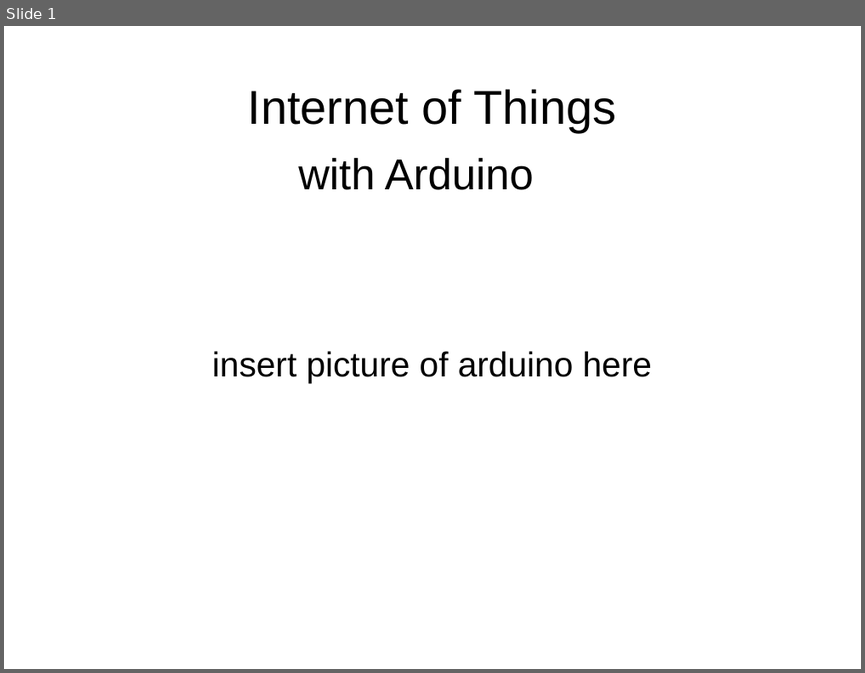
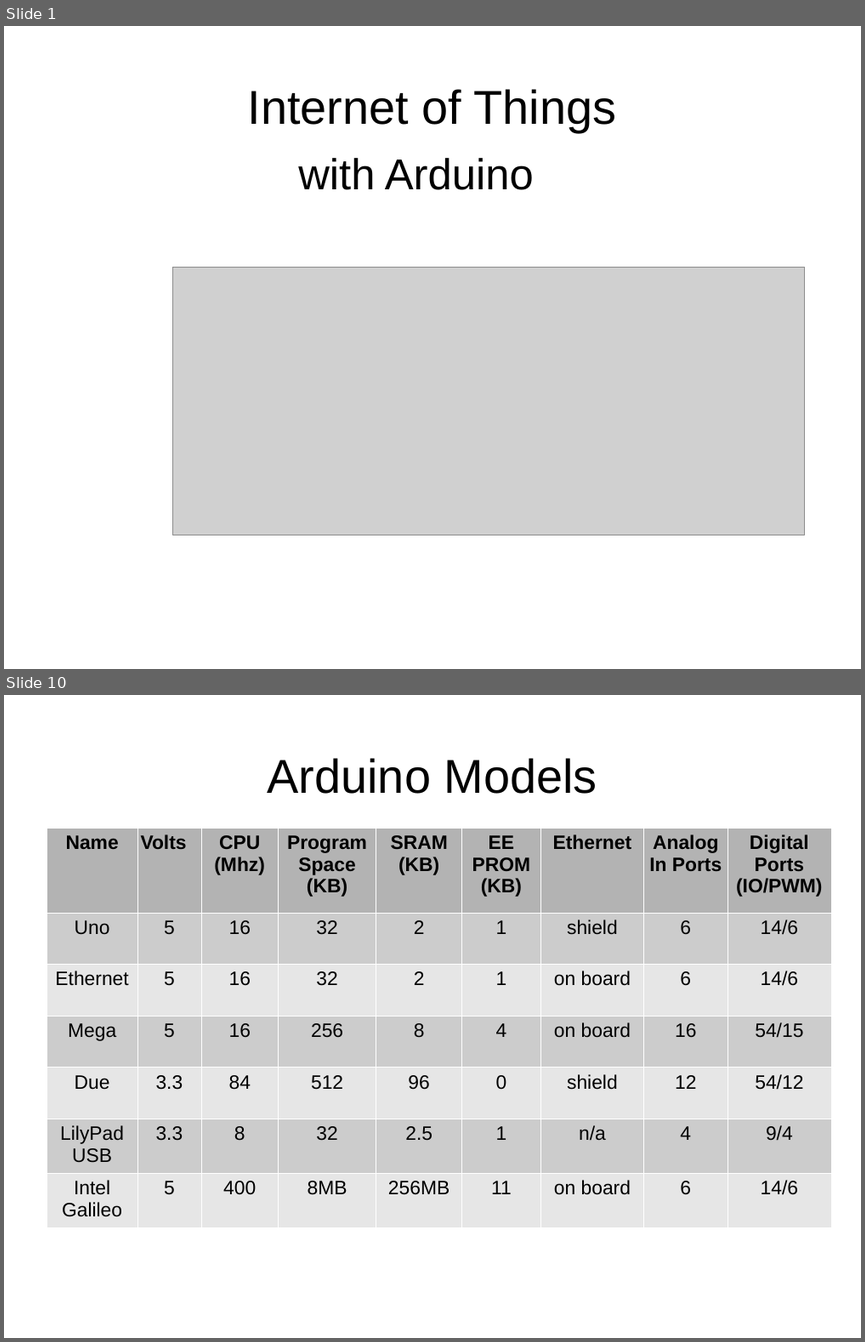
Before and after one commit to jasonmfehr/jug-arduino, a slide deck: presentation/Illnois_JUG_2014_09_09.odp. Shown one above the other, each under a label of ours: slide 1 before the commit, slides 1 and 10 after it; the slides between them are not shown. The pictures are 865x673 and 865x1342 pixels, drawn with LibreOffice and Linux fonts; fonts in the diff are those of the drawing; grey boxes stand for pictures. Boxes give left, top, right and bottom in pixels: in the first picture for what was removed or moved away, otherwise in the second. Text is boxed around its words. In the diff, an @@ line names an element or a change of style, - is before the commit and + after.

```diff
--- a/presentation/Illnois_JUG_2014_09_09.odp
+++ b/presentation/Illnois_JUG_2014_09_09.odp
@@ slide 10 added at (4, 695, 861, 1338), background #FFFFFF @@
@@ title added at (268, 758, 597, 794), 44 pt, text #000000 @@
+Arduino Models
@@ table added at (46, 828, 830, 1221), 7 rows, 9 columns @@
+Name | Volts | CPU (Mhz) | Program Space (KB) | SRAM (KB) | EE PROM (KB) | Ethernet | Analog In Ports | Digital Ports (IO/PWM)
+Uno | 5 | 16 | 32 | 2 | 1 | shield | 6 | 14/6
+Ethernet | 5 | 16 | 32 | 2 | 1 | on board | 6 | 14/6
+Mega | 5 | 16 | 256 | 8 | 4 | on board | 16 | 54/15
+Due | 3.3 | 84 | 512 | 96 | 0 | shield | 12 | 54/12
+LilyPad USB | 3.3 | 8 | 32 | 2.5 | 1 | n/a | 4 | 9/4
+Intel Galileo | 5 | 400 | 8MB | 256MB | 11 | on board | 6 | 14/6
@@ slide 1 changed as well @@
@@ picture added at (172, 267, 805, 534) @@
@@ subtitle removed at (212, 351, 652, 383) @@
-insert picture of arduino here
```
Also in this commit, not shown: 10 other slides added.
